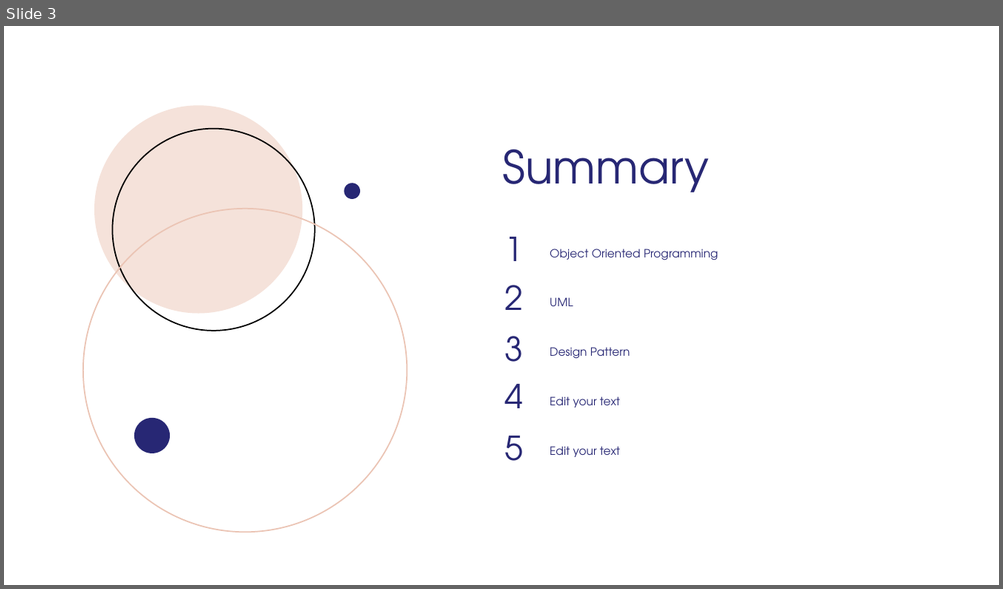
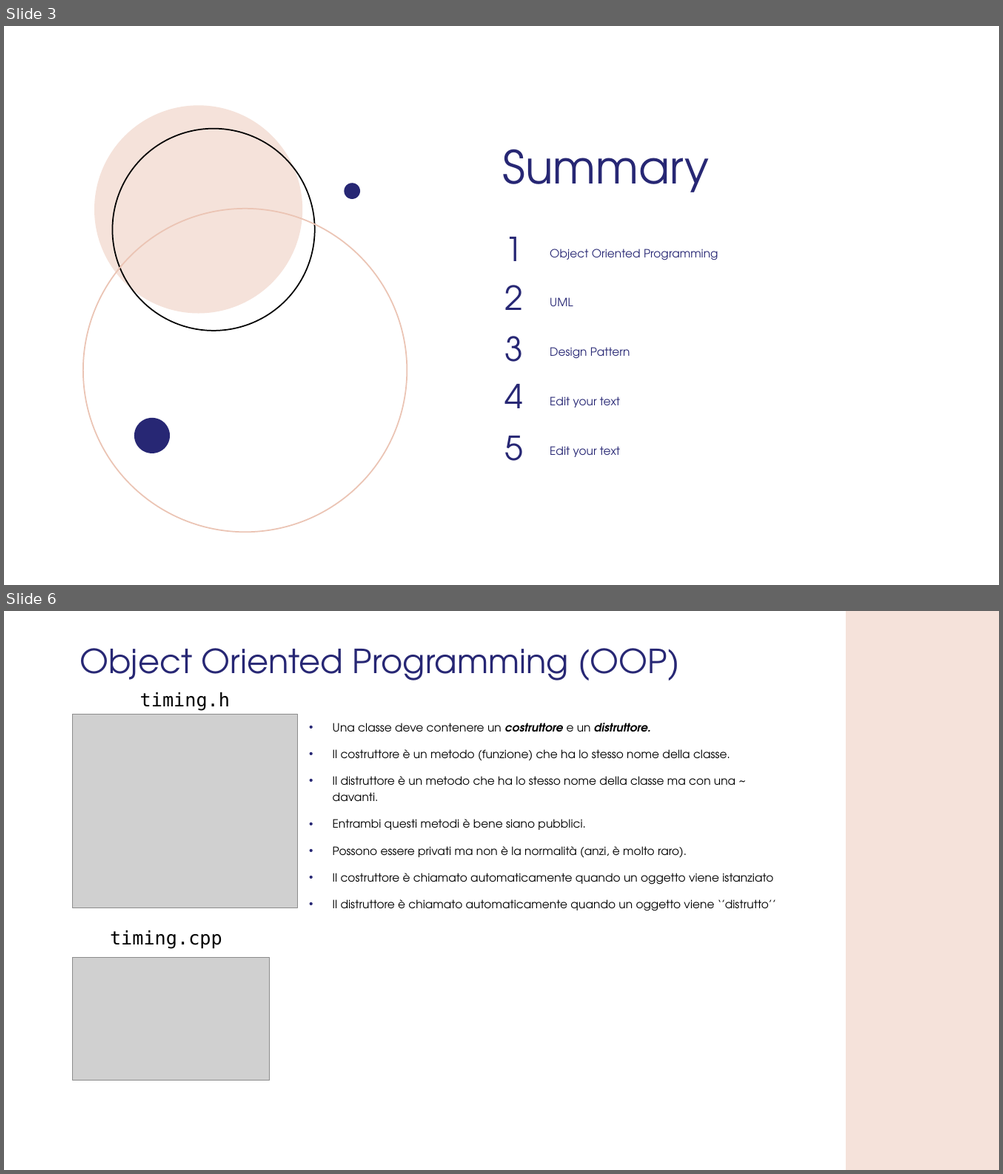
Before and after one commit to GMATZEU42/WS, a slide deck: WS02/WS_2.odp. Shown one above the other, each under a label of ours: slide 3 before the commit, slides 3 and 6 after it; the slides between them are not shown. The pictures are 1003x589 and 1003x1174 pixels, drawn with LibreOffice and Linux fonts; fonts in the diff are those of the drawing; grey boxes stand for pictures; background and template pictures are left out. Boxes give left, top, right and bottom in pixels: in the first picture for what was removed or moved away, otherwise in the second. Text is boxed around its words. In the diff, an @@ line names an element or a change of style, - is before the commit and + after.

```diff
--- a/WS02/WS_2.odp
+++ b/WS02/WS_2.odp
@@ slide 6 added at <box>4,611,999,1170</box>, background #FFFFFF @@
@@ freeform shape added at <box>845,611,999,1170</box>, fill #F5E2DA @@
@@ title added at <box>79,648,679,681</box>, 32 pt, text #272774 @@
+Object Oriented Programming (OOP)
@@ text added at <box>140,692,230,711</box>, 18 pt, text #000000 @@
+timing.h
@@ picture added at <box>73,714,297,908</box> @@
@@ text added at <box>333,723,777,911</box>, 11 pt, text #000000 @@
+• Una classe deve contenere un costruttore e un distruttore.
+• Il costruttore è un metodo (funzione) che ha lo stesso nome della classe.
+• Il distruttore è un metodo che ha lo stesso nome della classe ma con una ~ davanti.
+• Entrambi questi metodi è bene siano pubblici.
+• Possono essere privati ma non è la normalità (anzi, è molto raro).
+• Il costruttore è chiamato automaticamente quando un oggetto viene istanziato
+• Il distruttore è chiamato automaticamente quando un oggetto viene ‘’distrutto’’
@@ text added at <box>110,931,222,949</box>, 18 pt, text #000000 @@
+timing.cpp
@@ picture added at <box>73,958,270,1080</box> @@
```
Also in this commit, not shown: 7 slides changed, 4 other slides added, 1 slide removed, 4 other files.
